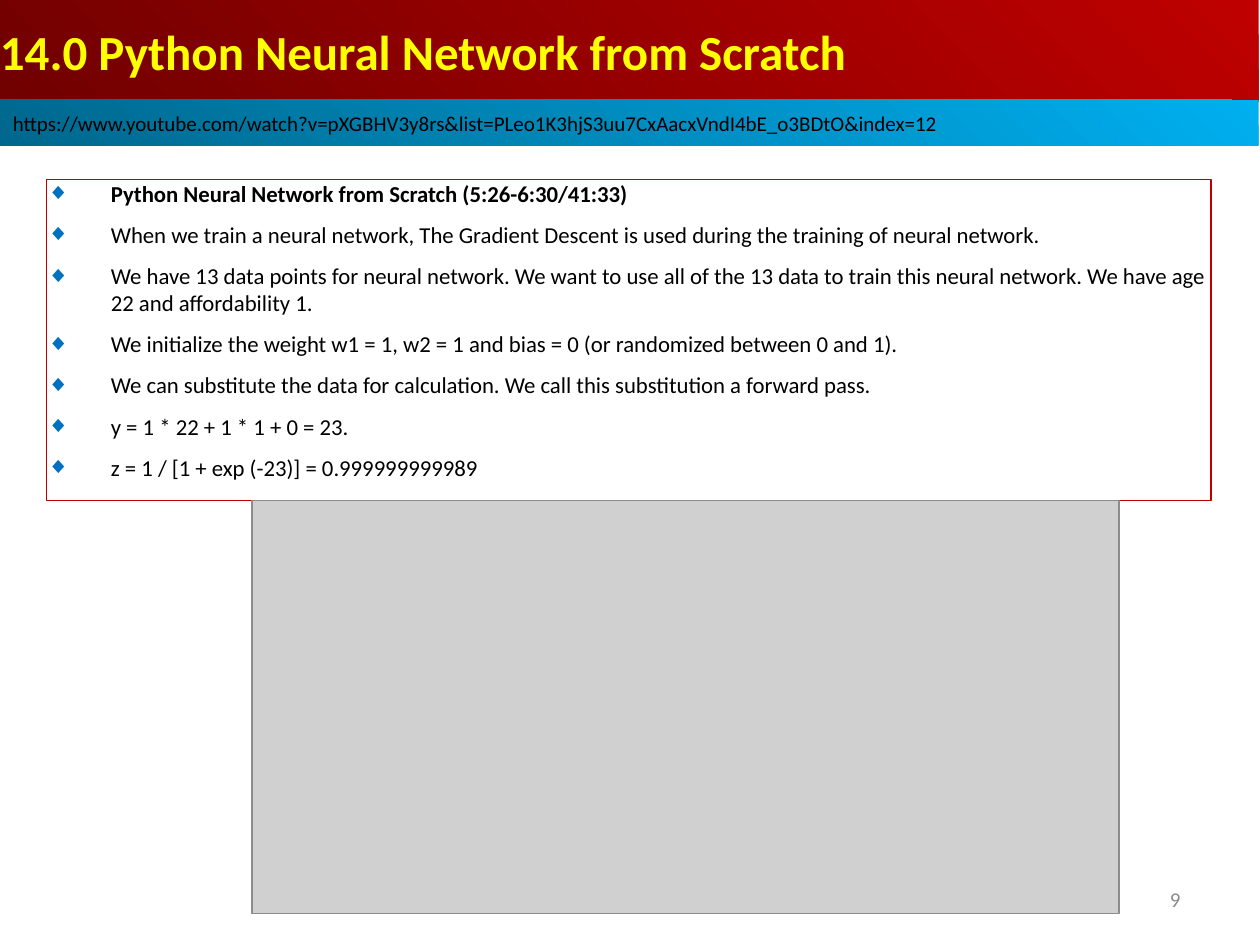
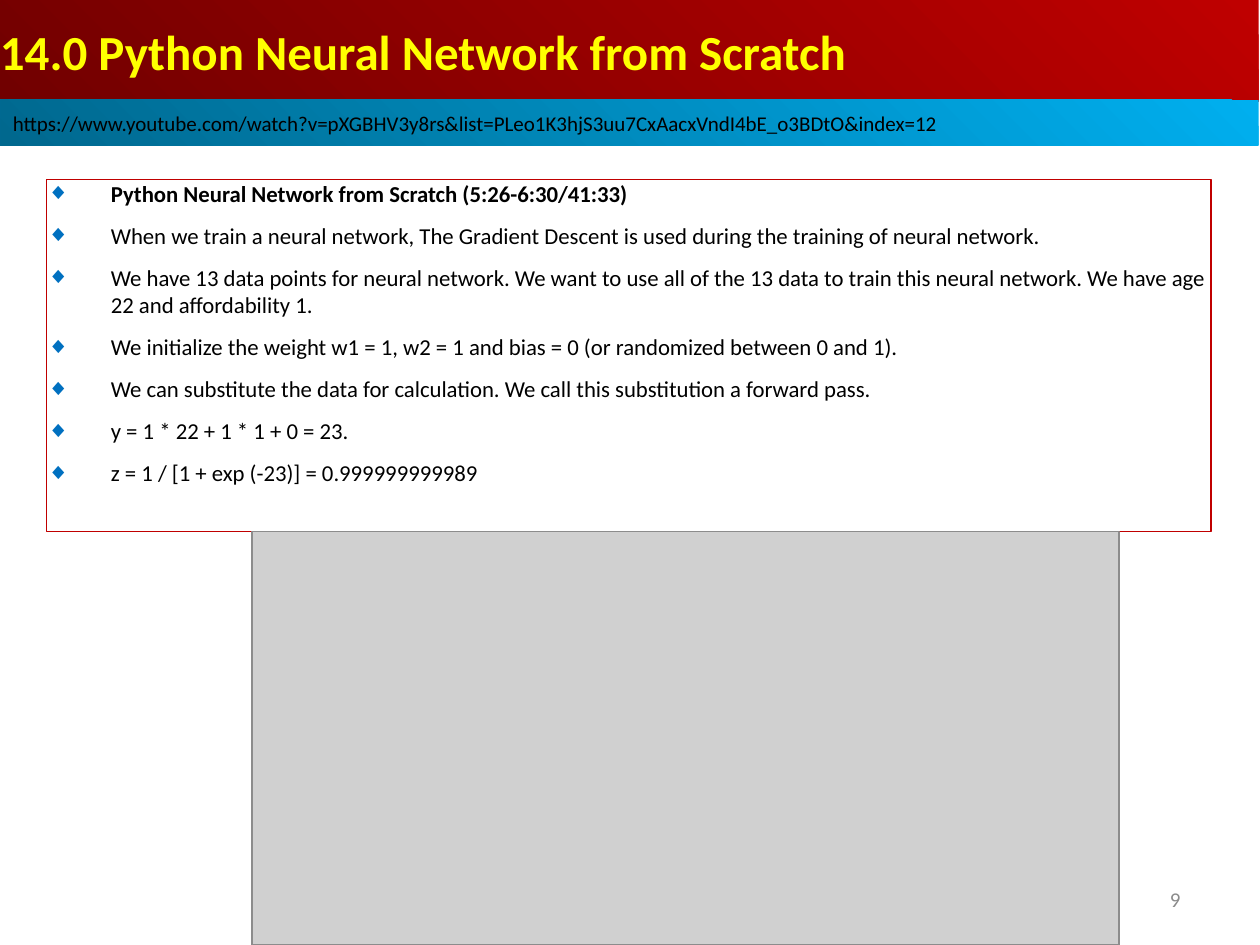
Before and after one commit to peterhchen/AIU_CS512_DL, a slide deck: slide 9 of 000_Lecture_Project/week05/01_Lecture/14.00_w04_review.ppt. Drawn at 1260x945 pixels with LibreOffice and Linux fonts; fonts in the diff are those of the drawing; grey boxes stand for pictures. Boxes give left, top, right and bottom in pixels: in the first picture for what was removed or moved away, otherwise in the second. Text is boxed around its words. In the diff, an @@ line names an element or a change of style, - is before the commit and + after.

```diff
--- a/000_Lecture_Project/week05/01_Lecture/14.00_w04_review.ppt
+++ b/000_Lecture_Project/week05/01_Lecture/14.00_w04_review.ppt
@@ rectangle "Python Neural Network from Scratch ...": place and size @@
-rectangle "Python Neural Network from Scratch ..." at [47,179,1211,500]
+rectangle "Python Neural Network from Scratch ..." at [47,179,1211,532]
@@ picture: place and size @@
-picture at [252,500,1119,914]
+picture at [252,532,1119,945]
```
Also in this commit, not shown: 6 other slides changed.
